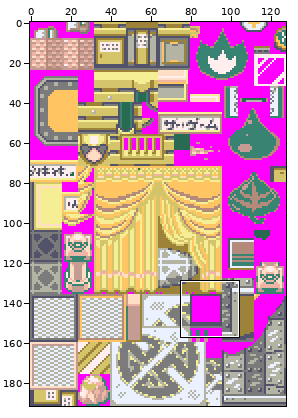
Two versions of one sprite sheet, data/tilesets/secondary/new_fuchsia_gym/tiles.png. The first picture is a wide view before the edit; the outline marks the close-up.
Close-up. Before the edit:
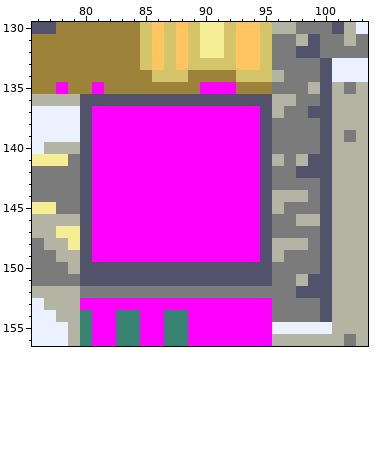
The file is 128x192 pixels. Shown: x 76..103, y 130..156.
And afterwards:
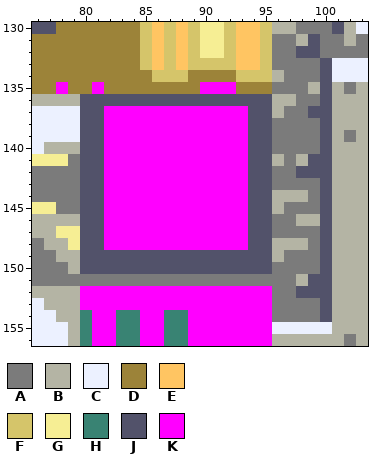
Palette (. is transparent): A #7b7b7b  B #b4b4a4  C #ecf1ff  D #9c8339  E #ffc562  F #d5c56a  G #f6ee94  H #398373  J #52526a  K #ff00ff
Change:
@@ x 76..103 @@
 136 BBBBJJJJJJJJJJJJJJJJBBAAJBBB
-137 CCCCJKKKKKKKKKKKKKKJBAAJJBBB
-138 CCCCJKKKKKKKKKKKKKKJAAAAJBBB
-139 CCCCJKKKKKKKKKKKKKKJAAAAJBAB
-140 CBBBJKKKKKKKKKKKKKKJAAAAJBBB
-141 GGGAJKKKKKKKKKKKKKKJBABJJBBB
-142 AAAAJKKKKKKKKKKKKKKJAAJJJBBB
-143 AAAAJKKKKKKKKKKKKKKJAAAAJBBB
-144 AAAAJKKKKKKKKKKKKKKJBBBAJBBB
-145 GGAAJKKKKKKKKKKKKKKJBAAAJBBB
-146 BBBBJKKKKKKKKKKKKKKJAABBJBBB
-147 BBGGJKKKKKKKKKKKKKKJAAAAJBBB
-148 ABBGJKKKKKKKKKKKKKKJBBBAJBBB
-149 AABBJKKKKKKKKKKKKKKJBAAAJBBB
+137 CCCCJJKKKKKKKKKKKKJJBAAJJBBB
+138 CCCCJJKKKKKKKKKKKKJJAAAAJBBB
+139 CCCCJJKKKKKKKKKKKKJJAAAAJBAB
+140 CBBBJJKKKKKKKKKKKKJJAAAAJBBB
+141 GGGAJJKKKKKKKKKKKKJJBABJJBBB
+142 AAAAJJKKKKKKKKKKKKJJAAJJJBBB
+143 AAAAJJKKKKKKKKKKKKJJAAAAJBBB
+144 AAAAJJKKKKKKKKKKKKJJBBBAJBBB
+145 GGAAJJKKKKKKKKKKKKJJBAAAJBBB
+146 BBBBJJKKKKKKKKKKKKJJAABBJBBB
+147 BBGGJJKKKKKKKKKKKKJJAAAAJBBB
+148 ABBGJJKKKKKKKKKKKKJJBBBAJBBB
+149 AABBJJJJJJJJJJJJJJJJBAAAJBBB
 150 AAABJJJJJJJJJJJJJJJJAAAAJBBB
-151 AAAAJJJJJJJJJJJJJJJJAABJJBBB
-152 BBBBAAAAAAAAAAAAAAAAAAJJJBBB
+151 AAAAAAAAAAAAAAAAAAAAAABJJBBB
+152 BBBBKKKKKKKKKKKKKKKKAAJJJBBB
 153 CBBBKKKKKKKKKKKKKKKKAAAAJBBB
